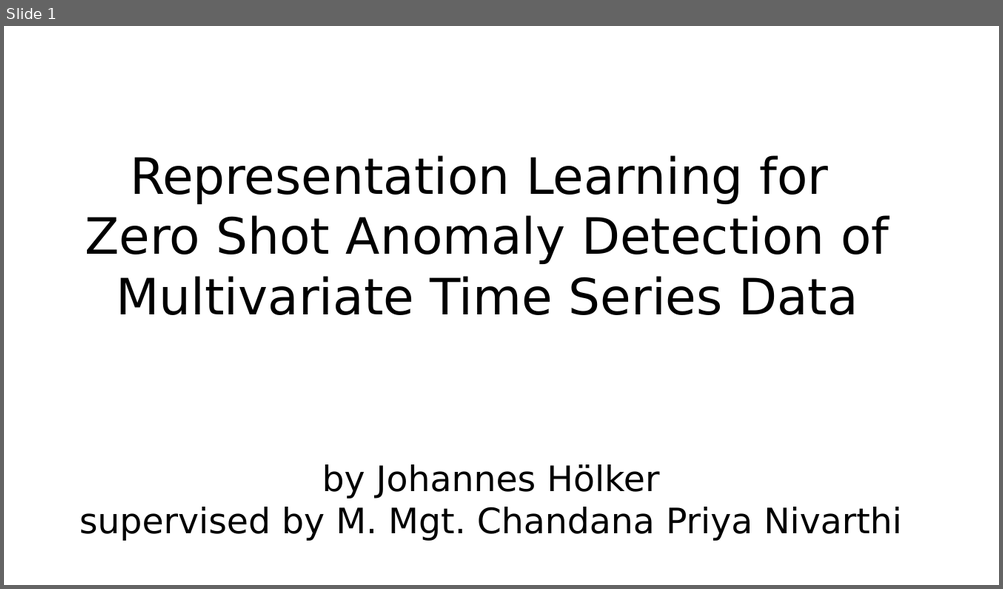
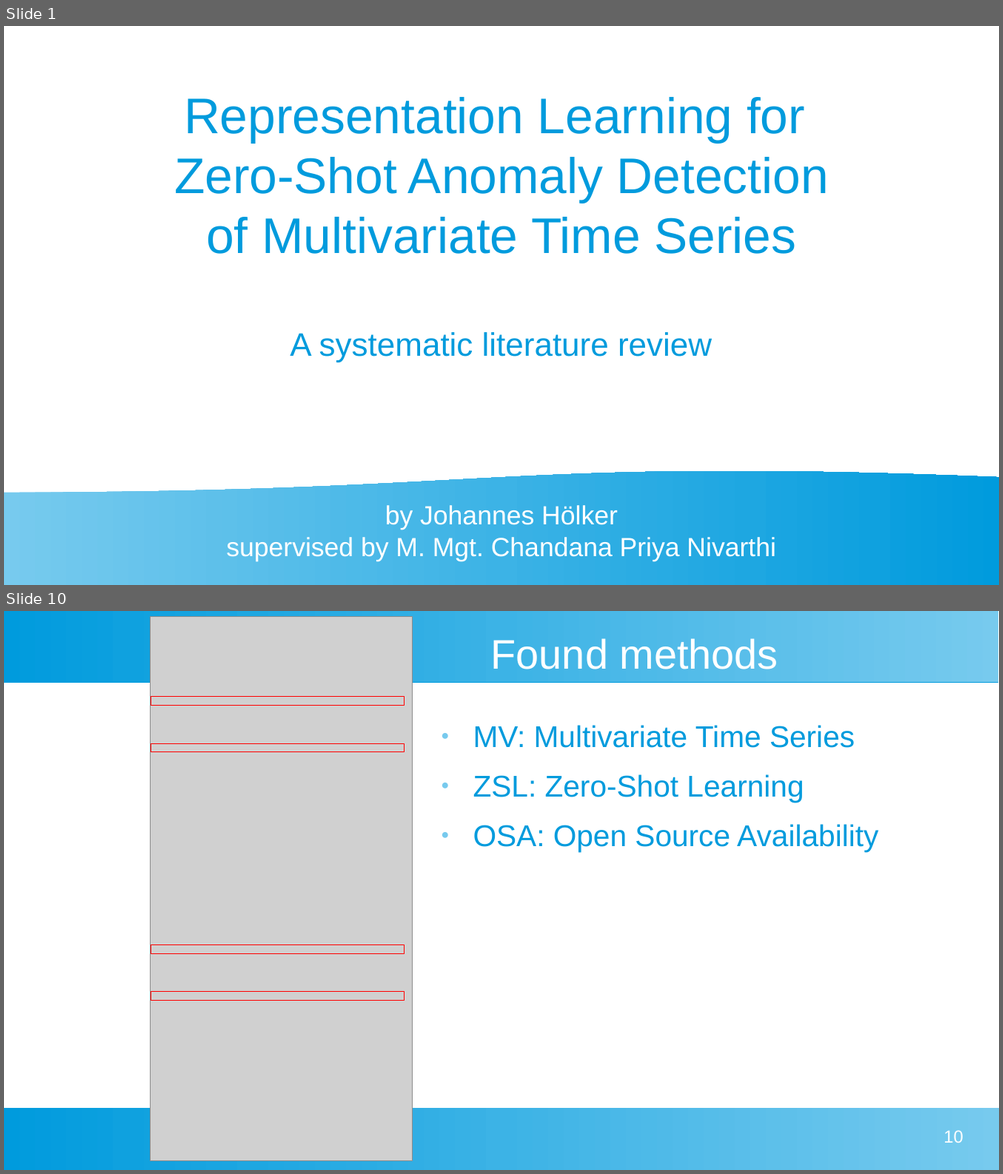
Before and after one commit to johanneshoelker/Smart-Systems-Paper, a slide deck: Presentation/Kolloq.odp. Shown one above the other, each under a label of ours: slide 1 before the commit, slides 1 and 10 after it; the slides between them are not shown. The pictures are 1003x589 and 1003x1174 pixels, drawn with LibreOffice and Linux fonts; fonts in the diff are those of the drawing; grey boxes stand for pictures. Boxes give left, top, right and bottom in pixels: in the first picture for what was removed or moved away, otherwise in the second. Text is boxed around its words. In the diff, an @@ line names an element or a change of style, - is before the commit and + after.

```diff
--- a/Presentation/Kolloq.odp
+++ b/Presentation/Kolloq.odp
@@ slide 10 added at (x1=4, y1=611, x2=999, y2=1170), background #FFFFFF @@
@@ rectangle added at (x1=4, y1=611, x2=999, y2=682), fill gradient #77CAEE to #75C9EE to #73C9ED to #71C8ED to #6FC7ED to #6EC6ED @@
@@ picture added at (x1=151, y1=616, x2=412, y2=1162) @@
@@ title added at (x1=491, y1=638, x2=778, y2=669), 33 pt, text #FFFFFF @@
+Found methods
@@ rectangle added at (x1=151, y1=697, x2=404, y2=706), outline #FF0000 0.2 pt @@
@@ rectangle added at (x1=151, y1=743, x2=404, y2=752), outline #FF0000 0.2 pt @@
@@ text added at (x1=473, y1=725, x2=878, y2=851), 24 pt, text #009BDD @@
+● MV: Multivariate Time Series
+● ZSL: Zero-Shot Learning
+● OSA: Open Source Availability
@@ rectangle added at (x1=151, y1=945, x2=404, y2=954), outline #FF0000 0.2 pt @@
@@ rectangle added at (x1=151, y1=992, x2=404, y2=1001), outline #FF0000 0.2 pt @@
@@ rectangle added at (x1=4, y1=1108, x2=999, y2=1170), fill gradient #77CAEE to #75C9EE to #73C9ED to #71C8ED to #6FC7ED to #6EC6ED @@
@@ page number added at (x1=943, y1=1130, x2=962, y2=1143), 14 pt, text #FFFFFF @@
+10
@@ slide 1 changed as well @@
@@ subtitle at (x1=174, y1=97, x2=828, y2=363): text changed; font DejaVu Sans to Arial; text colour #000000 to #009BDD @@
-Representation Learning for
-Zero Shot Anomaly Detection of Multivariate Time Series Data
+Representation Learning for
+Zero-Shot Anomaly Detection
+of Multivariate Time Series
+A systematic literature review
@@ flow chart document added at (x1=4, y1=470, x2=999, y2=585), fill gradient #77CAEE to #75C9EE to #73C9ED to #71C8ED to #6FC7ED to #6EC6ED @@
@@ title "by Johannes Hölker" moved from (x1=79, y1=465, x2=902, y2=541) to (x1=226, y1=506, x2=775, y2=562) @@
@@ title "by Johannes Hölker" at (x1=226, y1=506, x2=775, y2=562): size 28 to 21 pt, font DejaVu Sans to Arial, text colour #000000 to #FFFFFF @@
```
Also in this commit, not shown: 10 other slides added, 2 slides removed, 1 other file.
